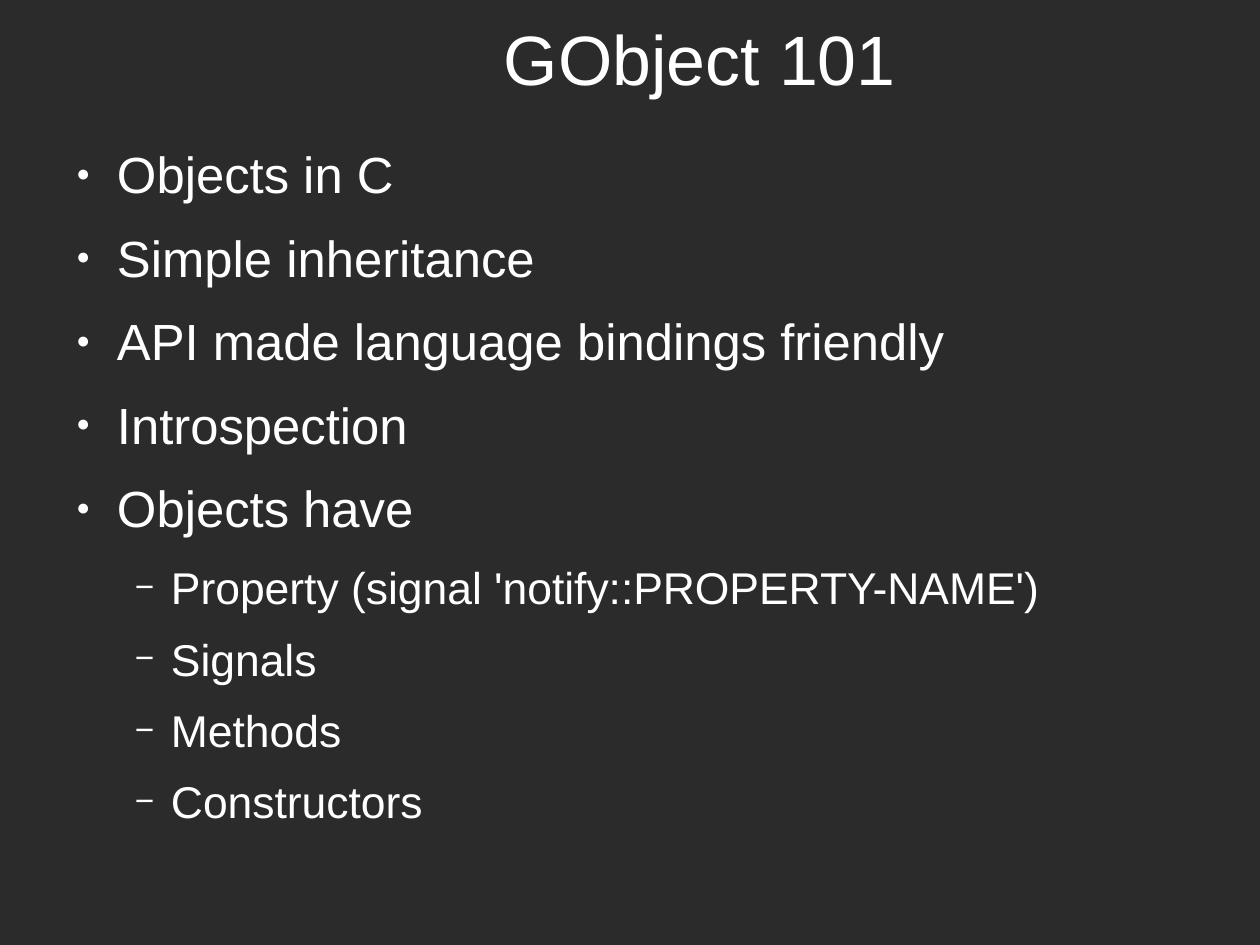
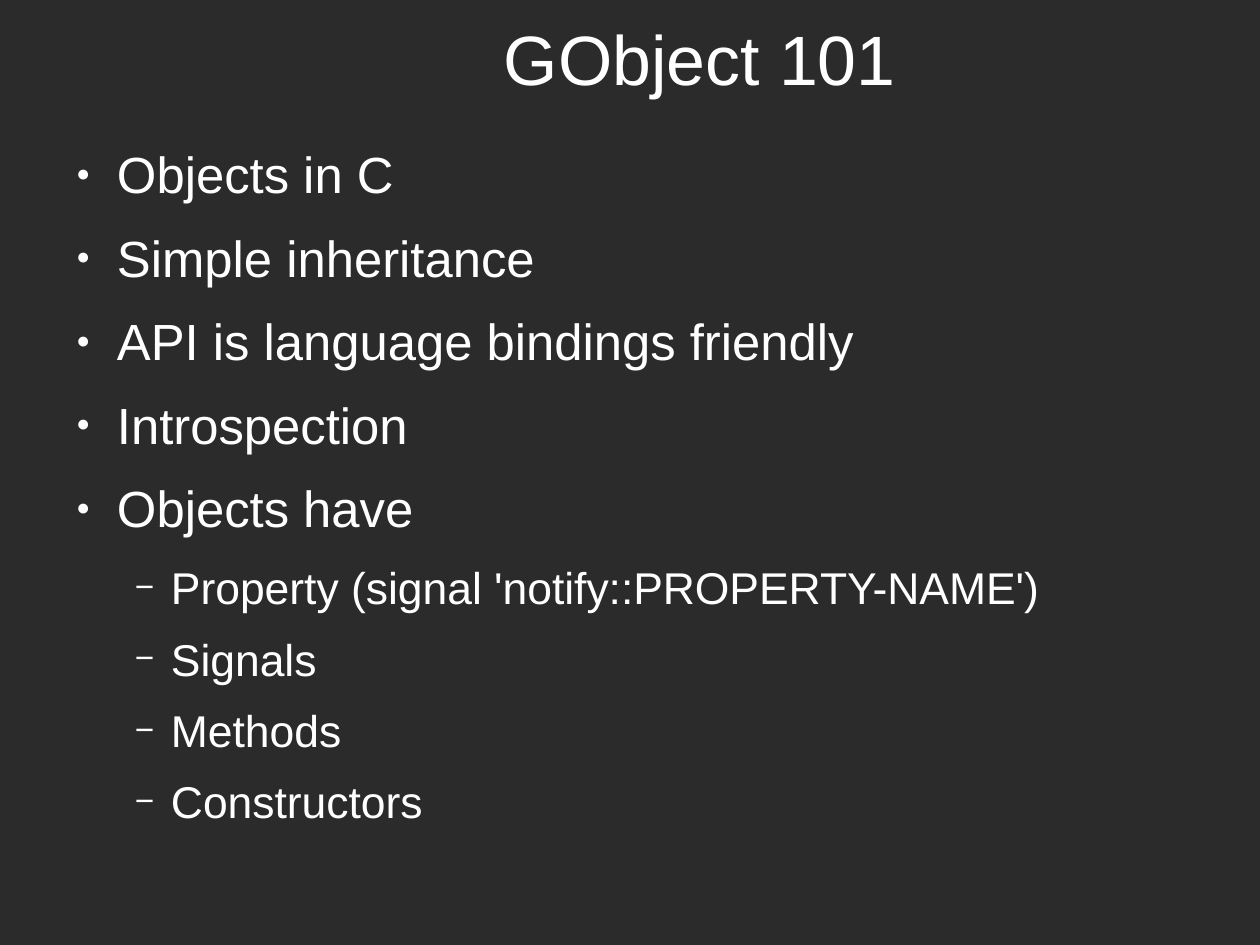
Before and after one commit to potyl/Webkit, a slide deck: slide 8 of WebKit-en.odp. Drawn at 1260x945 pixels with LibreOffice and Linux fonts; fonts in the diff are those of the drawing; background and template pictures are left out; a plain dark background stands for a picture behind light text. Boxes give left, top, right and bottom in pixels: in the first picture for what was removed or moved away, otherwise in the second. Text is boxed around its words. In the diff, an @@ line names an element or a change of style, - is before the commit and + after.

```diff
--- a/WebKit-en.odp
+++ b/WebKit-en.odp
@@ text at <box>117,323,854,371</box>: text changed @@
-● API made language bindings friendly
+● API is language bindings friendly
```
Also in this commit, not shown: 4 other slides changed.
